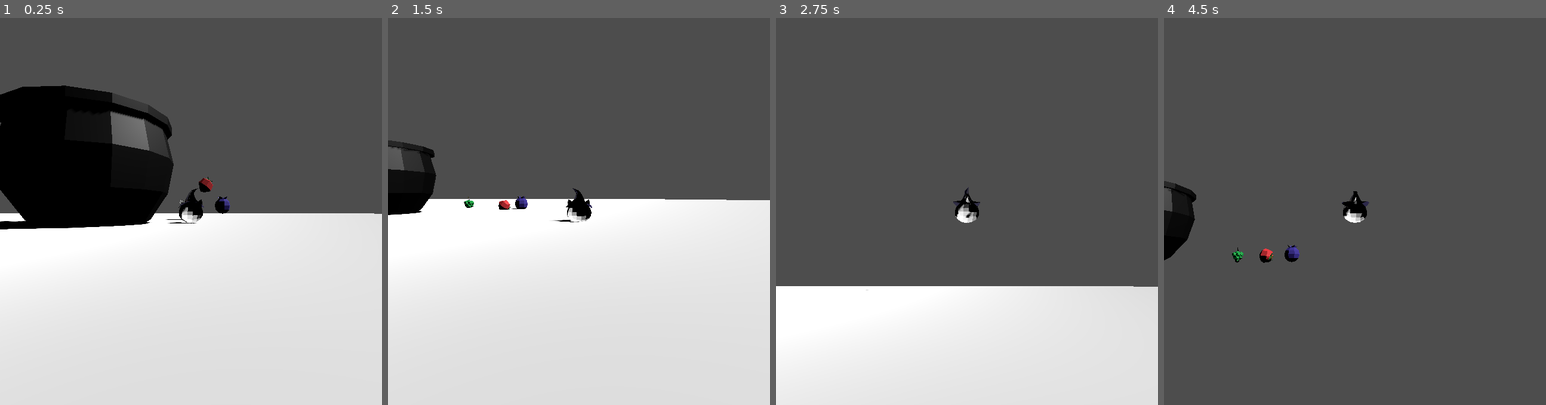
Above: before the commit, frames 1-4 (left to right).
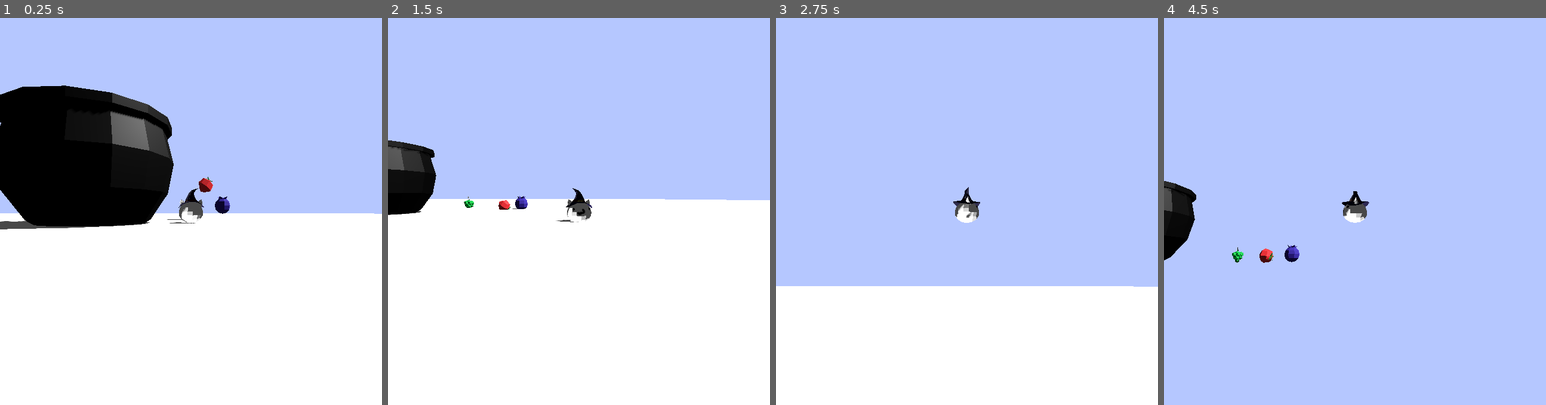
Above: after the commit, the same moments.

Repository: XMNNguyen/Godot-Wild-Jam-92
Game: Godot game, scene res://Scenes/main.tscn
Two runs of this game, one before a commit and one after it. Both use one fixed random seed, a clock stepped at 60 frames per second and the inputs below.
Inputs (mouse positions are in pixels of both pictures, inside the frame that each line leads up to):
- Up to frame 1 (0.25 s): no input
- Up to frame 2 (1.5 s): move the mouse to (663, 192) at 0.52 s; hold D (move_right) 0.53-1.28 s; tap Shift (dash) at 0.6 s; tap Space (jump) at 0.77 s; move the mouse to (502, 230) at 1.27 s; hold S (move_down) from 1.28 s (still down); click (502, 230) at 1.35 s
- Up to frame 3 (2.75 s): tap Space (jump) at 1.52 s; move the mouse to (1005, 126) at 2.02 s; release S (move_down) at 2.03 s; hold D (move_right) from 2.03 s (still down); tap Shift (dash) at 2.1 s
- Up to frame 4 (4.5 s): move the mouse to (1335, 288) at 2.77 s; release D (move_right) at 2.78 s; hold W (move_up) 2.78-3.53 s; click (1335, 288) at 2.85 s; tap Space (jump) at 3.02, 3.77 s; move the mouse to (1469, 269) at 3.52 s; hold A (move_left) from 3.53 s (still down); tap Shift (dash) at 3.6 s; move the mouse to (1240, 153) at 4.27 s; click (1240, 153) at 4.35 s

The runs differ from the first frame. In frame 1, 67% of the frame differs, in the area x 0-100%, y 0-100%; in frame 2, 75%; in frame 3, 80%; in frame 4, 99%.

Commit message:
added world environment

Diff:
--- a/godot-wild-jam-92/Scenes/main.tscn
+++ b/godot-wild-jam-92/Scenes/main.tscn
@@ -9,11 +9,17 @@
 [ext_resource type="PackedScene" uid="uid://dnwn3i1ofj3i4" path="res://Scenes/Fruits/grapes.tscn" id="5_kry3j"]
 [ext_resource type="PackedScene" uid="uid://cud8jau4hfkei" path="res://Scenes/Fruits/blueberry.tscn" id="6_21xkr"]
 
+[sub_resource type="Environment" id="Environment_344ge"]
+background_mode = 1
+background_color = Color(0.7085486, 0.78074616, 1, 1)
+ambient_light_source = 2
+ambient_light_color = Color(0.28118682, 0.28118688, 0.28118682, 1)
+reflected_light_source = 1
+
 [node name="Main" type="Node" unique_id=1932542925]
 script = ExtResource("1_344ge")
 
 [node name="Ui" parent="." unique_id=1089604113 instance=ExtResource("2_ynf5e")]
-MAX_FUEL = null
 
 [node name="Strawberry" parent="." unique_id=783218628 instance=ExtResource("1_jjvhh")]
 transform = Transform3D(0.80207807, 0.5972192, 0, -0.5972192, 0.80207807, 0, 0, 0, 1, 10.228358, 4.1713576, -8.1882305)
@@ -38,3 +44,6 @@
 
 [node name="Blueberry" parent="." unique_id=813304657 instance=ExtResource("6_21xkr")]
 transform = Transform3D(1, 0, 0, 0, 1, 0, 0, 0, 1, 13, 2, -11)
+
+[node name="WorldEnvironment" type="WorldEnvironment" parent="." unique_id=1553727087]
+environment = SubResource("Environment_344ge")
--- a/godot-wild-jam-92/Scripts/ui.gd
+++ b/godot-wild-jam-92/Scripts/ui.gd
@@ -4,7 +4,7 @@
 @export var MAX_FUEL : int = 100
 
 var fuel : int = MAX_FUEL
-var tick_time : float = 1.0
+var tick_time : float = 5.0
 var tick_timer : Timer = null
 
 # Called when the node enters the scene tree for the first time.
@@ -16,7 +16,7 @@
 # Called every frame. 'delta' is the elapsed time since the previous frame.
 func _process(delta: float) -> void:
 	if tick_timer.is_stopped():
-		fuel -= 10
+		fuel -= 1
 		print(fuel)
 		set_tick()
 
